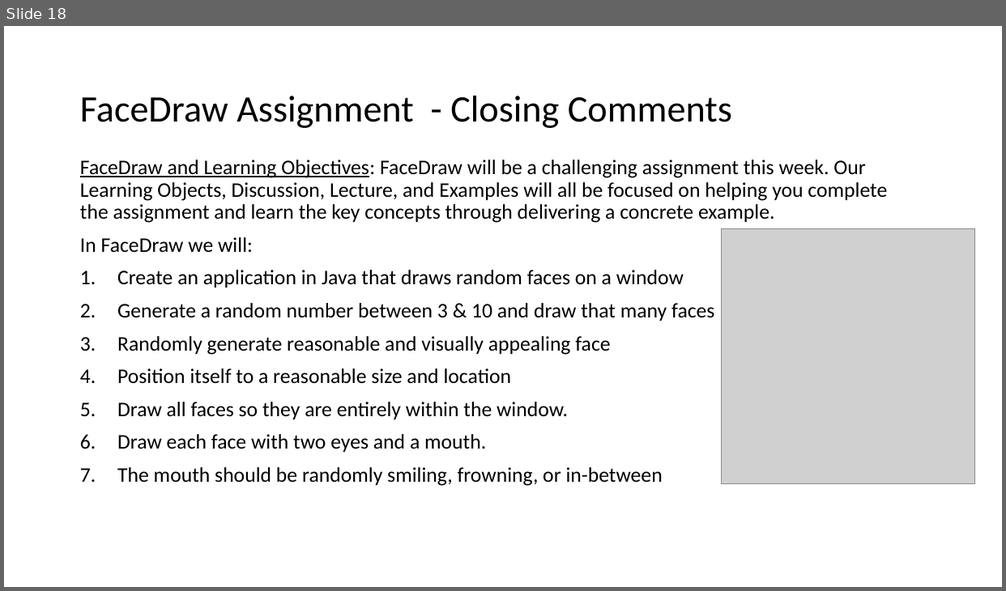
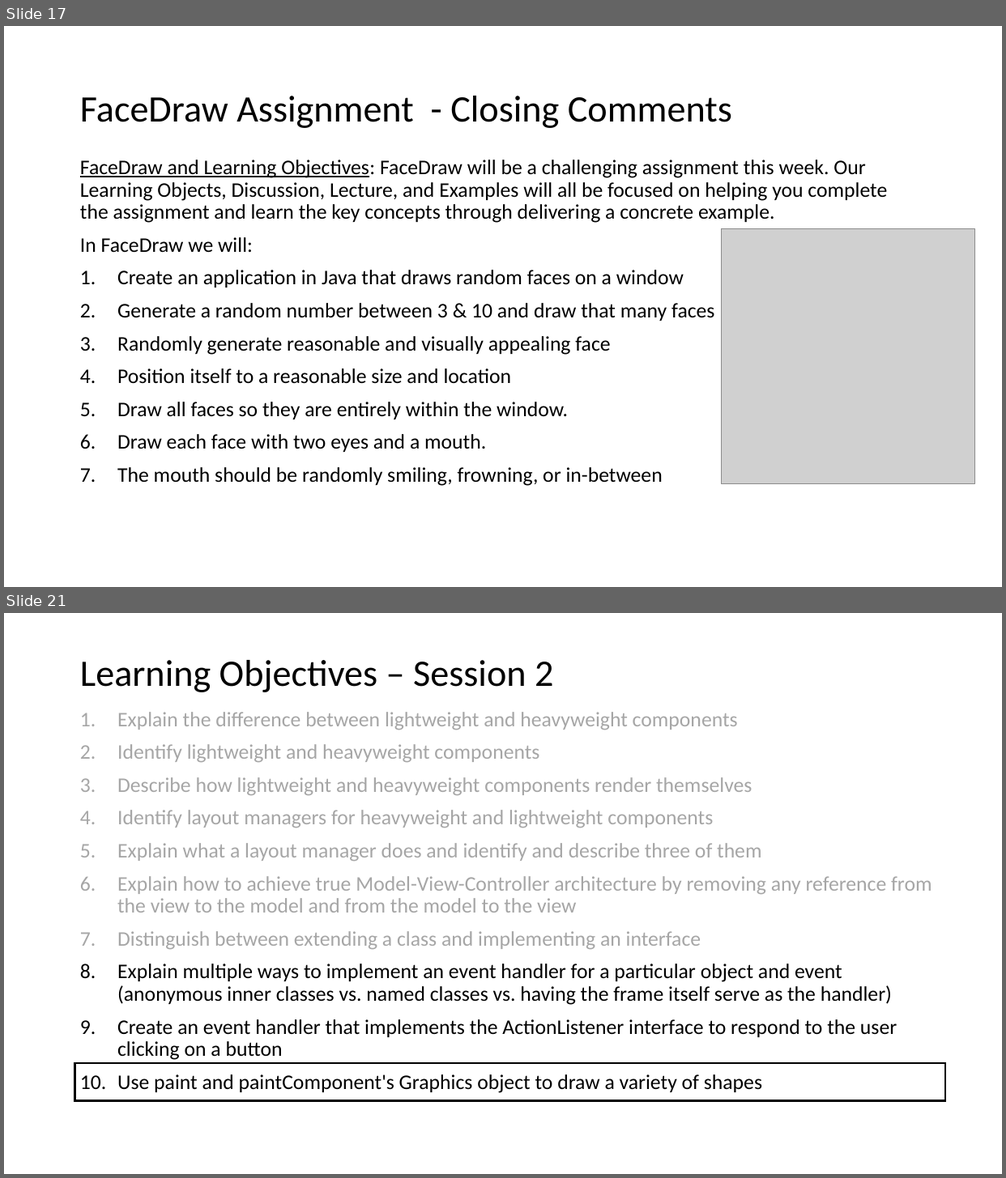
Before and after one commit to EricJPogue/www-epogue-info, a slide deck: CPSC-24500/Week03/2017SpringW03Slides.pptx. Shown one above the other, each under a label of ours: slide 18 before the commit, slides 17 and 21 after it; the slides between them are not shown. The pictures are 1006x591 and 1006x1178 pixels, drawn with LibreOffice and Linux fonts; fonts in the diff are those of the drawing; grey boxes stand for pictures. Boxes give left, top, right and bottom in pixels: in the first picture for what was removed or moved away, otherwise in the second. Text is boxed around its words. In the diff, an @@ line names an element or a change of style, - is before the commit and + after.

```diff
--- a/CPSC-24500/Week03/2017SpringW03Slides.pptx
+++ b/CPSC-24500/Week03/2017SpringW03Slides.pptx
@@ slide 21 added at (4, 613, 1002, 1174), background #FFFFFF @@
@@ title added at (80, 660, 553, 692), 36 pt, text #000000 @@
+Learning Objectives – Session 2
@@ text added at (117, 712, 931, 1093), 20 pt, text #A6A6A6 @@
+1. Explain the difference between lightweight and heavyweight components
+2. Identify lightweight and heavyweight components
+3. Describe how lightweight and heavyweight components render themselves
+4. Identify layout managers for heavyweight and lightweight components
+5. Explain what a layout manager does and identify and describe three of them
+6. Explain how to achieve true Model-View-Controller architecture by removing any reference from the view to the model and from the model to the view
+7. Distinguish between extending a class and implementing an interface
+8. Explain multiple ways to implement an event handler for a particular object and event (anonymous inner classes vs. named classes vs. having the frame itself serve as the handler)
+9. Create an event handler that implements the ActionListener interface to respond to the user clicking on a button
+10. Use paint and paintComponent's Graphics object to draw a variety of shapes
@@ rectangle added at (75, 1063, 946, 1102), outline #000000 2 pt @@
@@ what was slide 18 is now slide 17 @@
```
Also in this commit, not shown: 4 slides changed, 6 other slides added, 2 slides removed, 8 other files.
